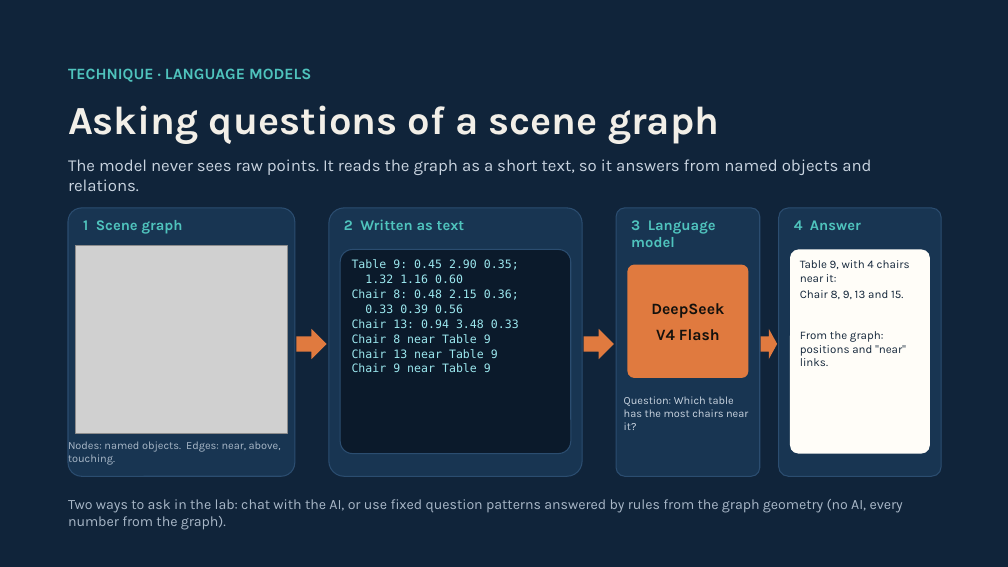
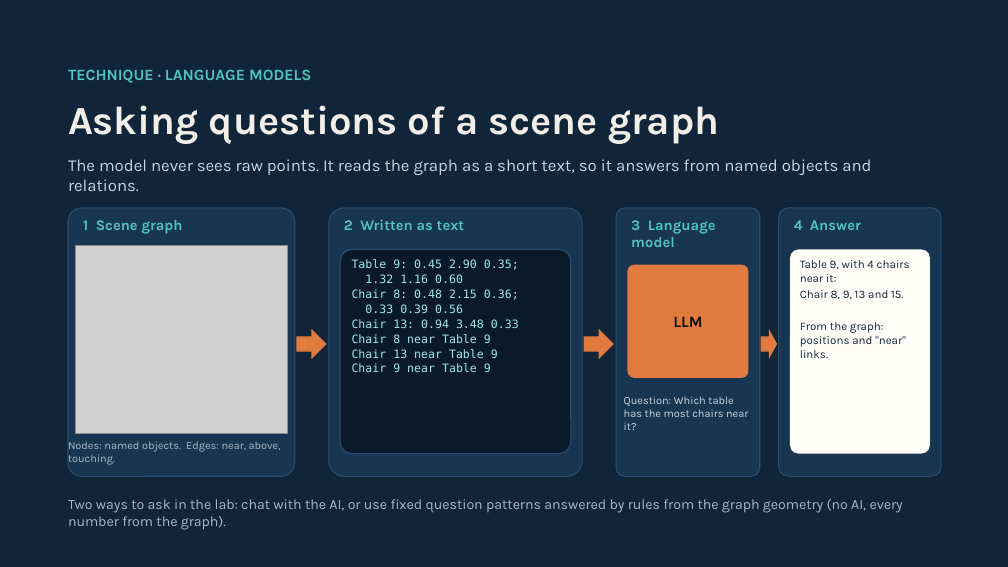
Before and after one commit to maninka123/lidar-learning-lab, a slide deck: slide 20 of presentation/LiDAR_Workshop_Slides.pptx. Drawn at 1008x567 pixels with LibreOffice and Linux fonts; fonts in the diff are those of the drawing; grey boxes stand for pictures. Boxes give left, top, right and bottom in pixels: in the first picture for what was removed or moved away, otherwise in the second. Text is boxed around its words. In the diff, an @@ line names an element or a change of style, - is before the commit and + after.

```diff
--- a/presentation/LiDAR_Workshop_Slides.pptx
+++ b/presentation/LiDAR_Workshop_Slides.pptx
@@ text "Table 9, with 4 chairs ..." rewrapped from (x1=800, y1=260, x2=910, y2=366) to (x1=800, y1=260, x2=910, y2=358) @@
@@ text at (x1=673, y1=316, x2=702, y2=327): text changed @@
-DeepSeek
-V4 Flash
+LLM
```
Also in this commit, not shown: 8 other slides changed.
